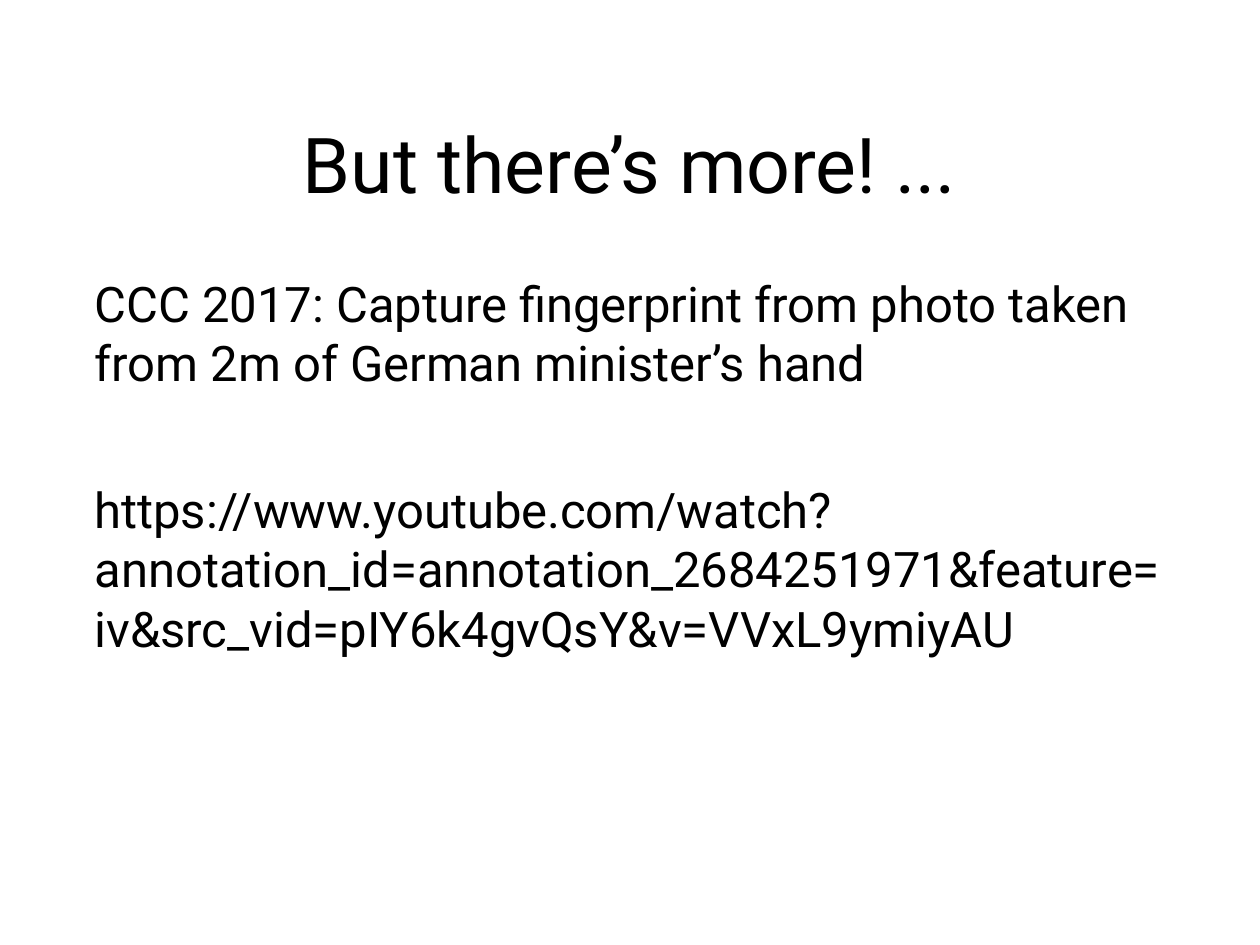
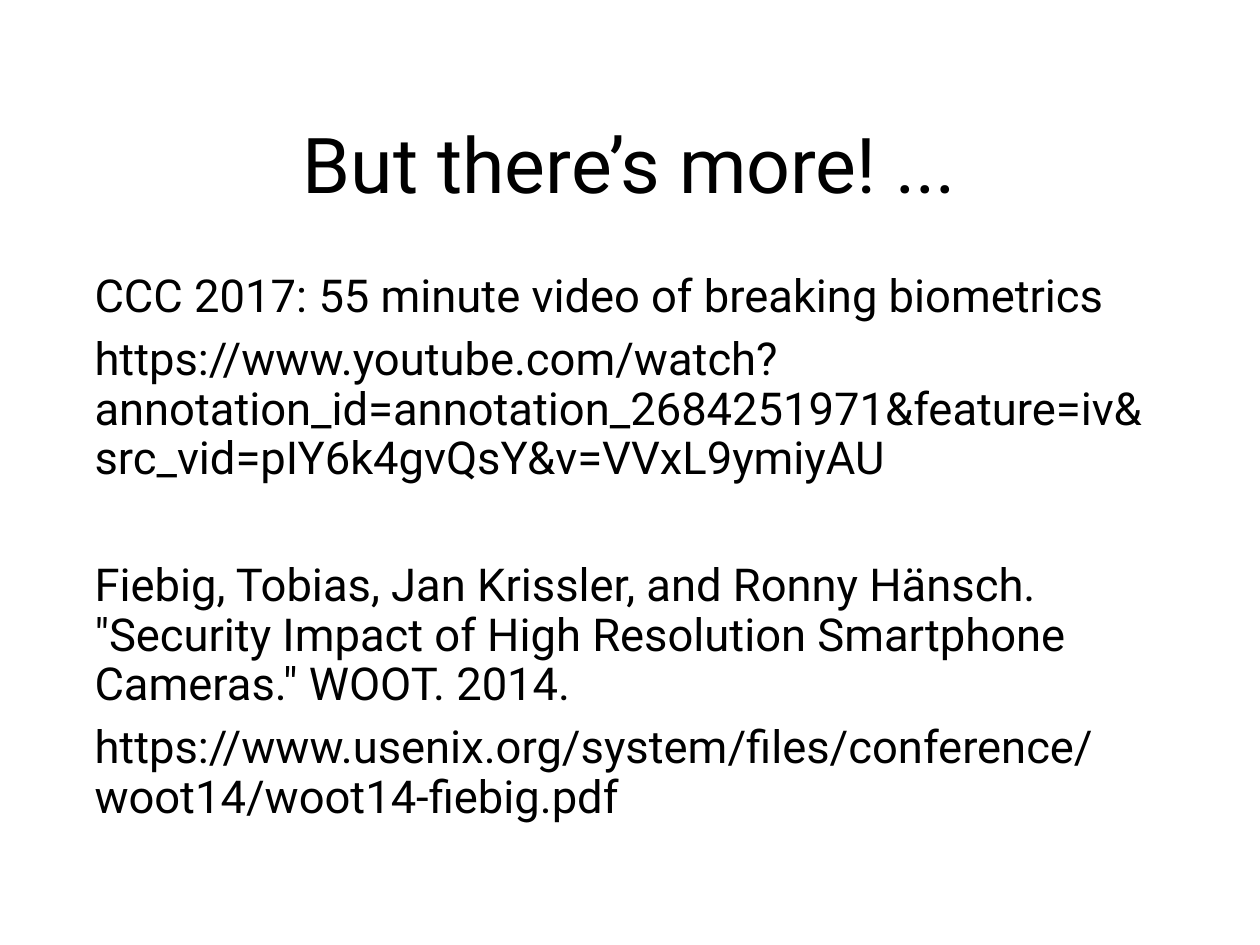
Before and after one commit to sftcd/cs7053, a slide deck: slide 58 of 2016lectures/02-concepts.ppt. Drawn at 1260x945 pixels with LibreOffice and Linux fonts; fonts in the diff are those of the drawing. Boxes give left, top, right and bottom in pixels: in the first picture for what was removed or moved away, otherwise in the second. Text is boxed around its words. In the diff, an @@ line names an element or a change of style, - is before the commit and + after.

```diff
--- a/2016lectures/02-concepts.ppt
+++ b/2016lectures/02-concepts.ppt
@@ text at (94,277,1103,322): text changed; size 28 to 25.9 pt @@
-CCC 2017: Capture fingerprint from photo taken from 2m of German minister’s hand
+CCC 2017: 55 minute video of breaking biometrics
@@ text at (94,341,1141,484): size 28 to 25.9 pt in "https://www.youtube.com/watch?annotation_id=annotation_26842 ..."; line spacing 1.01 to 0.91 @@
@@ text at (94,567,1092,823): paragraphs added @@
+Fiebig, Tobias, Jan Krissler, and Ronny Hänsch. "Security Impact of High Resolution Smartphone Cameras." WOOT. 2014.
+https://www.usenix.org/system/files/conference/woot14/woot14-fiebig.pdf
```
Also in this commit, not shown: 37 other slides changed, 1 other file.
